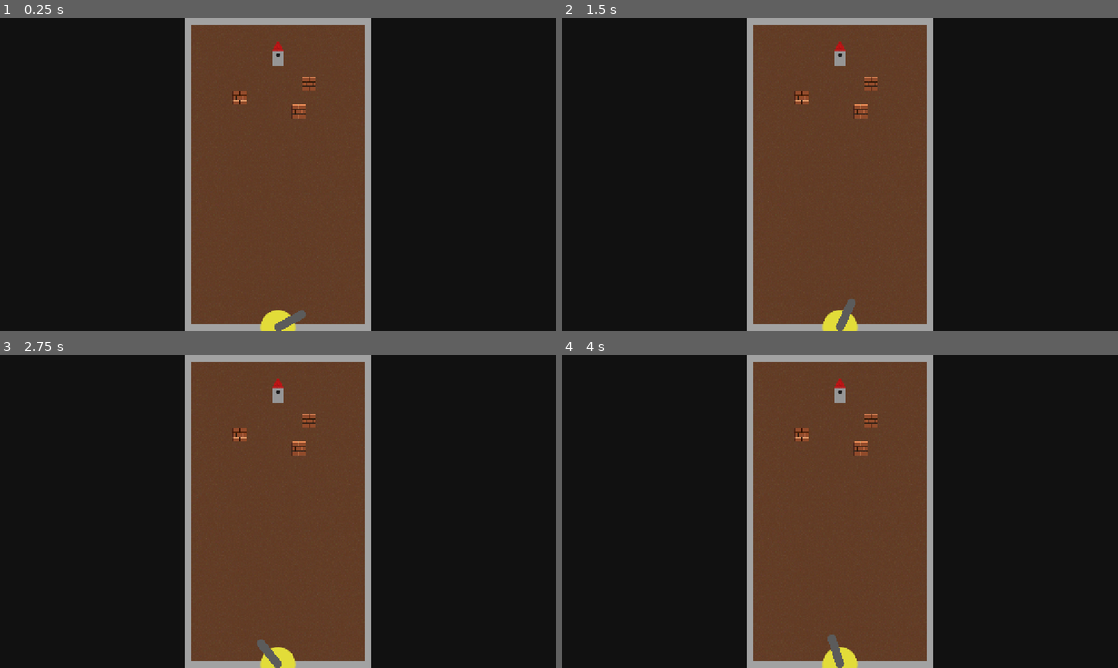
Above: before the commit, frames 1-4 (two rows, left to right).
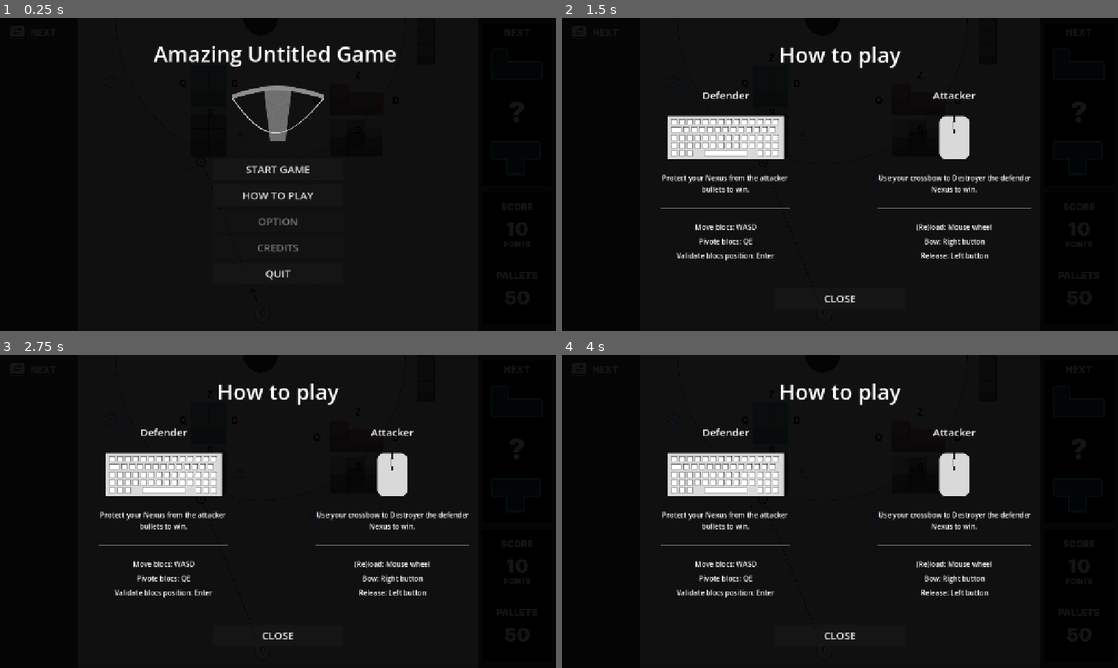
Above: after the commit, the same moments.

Repository: Angele-Bzl/construction
Game: Godot game, scene res://Scenes/title_screen.tscn
Two runs of this game, one before a commit and one after it. Both use one fixed random seed, a clock stepped at 60 frames per second and the inputs below. Before the commit the project starts from res://Scenes/main_scene.tscn.
Inputs (mouse positions are in pixels of both pictures, inside the frame that each line leads up to):
- Up to frame 1 (0.25 s): no input
- Up to frame 2 (1.5 s): click (840, 196) at 0.5 s, where only the run after the commit has a clickable "HOW TO PLAY"; tap Enter at 1.25 s; move the mouse to (962, 158) at 1.27 s; hold Right mouse button (bow) from 1.28 s (still down)
- Up to frame 3 (2.75 s): tap Space at 2 s; move the mouse to (166, 527) at 2.02 s; release Right mouse button (bow) at 2.03 s; right-click (166, 527) at 2.1 s
- Up to frame 4 (4 s): move the mouse to (895, 442) at 2.77 s; hold Right mouse button (bow) 2.78-3.53 s; tap Mouse wheel down (scroll_down) at 2.85 s; tap Enter at 3.5 s; move the mouse to (812, 574) at 3.52 s; click (812, 574) at 3.6 s; right-click (812, 574) at 3.8 s

The runs differ from the first frame. In frame 1, 34% of the frame differs, in the area x 27-72%, y 0-100%; in frame 2, 38%; in frame 3, 38%, in the area x 17-85%, y 0-100%; in frame 4, 38%.

Commit message:
Title Screen

Diff:
--- /dev/null
+++ b/construction/Scenes/title_screen.tscn
@@ -0,0 +1,253 @@
+[gd_scene format=3 uid="uid://cpdlsp1yo4v5f"]
+
+[ext_resource type="Script" uid="uid://ccdrp6pajjfxy" path="res://Scripts/title_screen.gd" id="1_4gxqj"]
+[ext_resource type="Texture2D" uid="uid://6b06wr0m4phh" path="res://Assets/Placeholders/Conneries Charles/Frame cacaca.png" id="1_p3fck"]
+[ext_resource type="Texture2D" uid="uid://b60tbjrusq0eh" path="res://Assets/Placeholders/Conneries Charles/Group 45.png" id="2_4gxqj"]
+[ext_resource type="Texture2D" uid="uid://c0tmahdce6q3p" path="res://Assets/Placeholders/Conneries Charles/Clavier.png" id="4_55kwv"]
+[ext_resource type="Texture2D" uid="uid://bvjmuxklp77qj" path="res://Assets/Placeholders/Conneries Charles/Group 24.png" id="5_12m1t"]
+
+[node name="TitleScreen" type="Control" unique_id=493476337]
+layout_mode = 3
+anchors_preset = 15
+anchor_right = 1.0
+anchor_bottom = 1.0
+grow_horizontal = 2
+grow_vertical = 2
+script = ExtResource("1_4gxqj")
+
+[node name="TextureRect" type="TextureRect" parent="." unique_id=1511773214]
+layout_mode = 1
+anchors_preset = 15
+anchor_right = 1.0
+anchor_bottom = 1.0
+grow_horizontal = 2
+grow_vertical = 2
+texture = ExtResource("1_p3fck")
+expand_mode = 2
+
+[node name="TSMain" type="Control" parent="." unique_id=583017140]
+layout_mode = 1
+anchors_preset = 15
+anchor_right = 1.0
+anchor_bottom = 1.0
+grow_horizontal = 2
+grow_vertical = 2
+
+[node name="ColorRect" type="ColorRect" parent="TSMain" unique_id=942797339]
+layout_mode = 1
+anchors_preset = 15
+anchor_right = 1.0
+anchor_bottom = 1.0
+grow_horizontal = 2
+grow_vertical = 2
+color = Color(0, 0, 0, 0.92156863)
+
+[node name="MarginContainer" type="MarginContainer" parent="TSMain" unique_id=999936103]
+layout_mode = 1
+anchors_preset = 15
+anchor_right = 1.0
+anchor_bottom = 1.0
+offset_top = -2.5
+offset_bottom = 2.5
+grow_horizontal = 2
+grow_vertical = 2
+theme_override_constants/margin_left = 120
+theme_override_constants/margin_top = 50
+theme_override_constants/margin_right = 119
+theme_override_constants/margin_bottom = 50
+
+[node name="VBoxContainer2" type="VBoxContainer" parent="TSMain/MarginContainer" unique_id=581736851]
+layout_mode = 2
+theme_override_constants/separation = 40
+
+[node name="Label" type="Label" parent="TSMain/MarginContainer/VBoxContainer2" unique_id=478745663]
+layout_mode = 2
+size_flags_horizontal = 4
+size_flags_vertical = 0
+theme_override_font_sizes/font_size = 49
+text = "Amazing Untitled Game "
+
+[node name="TextureRect" type="TextureRect" parent="TSMain/MarginContainer/VBoxContainer2" unique_id=682338445]
+layout_mode = 2
+size_flags_horizontal = 4
+texture = ExtResource("2_4gxqj")
+
+[node name="VBoxContainer" type="VBoxContainer" parent="TSMain/MarginContainer/VBoxContainer2" unique_id=658375166]
+layout_mode = 2
+size_flags_horizontal = 4
+size_flags_vertical = 8
+theme_override_constants/separation = 10
+
+[node name="StartGameButton" type="Button" parent="TSMain/MarginContainer/VBoxContainer2/VBoxContainer" unique_id=1942655691]
+custom_minimum_size = Vector2(300, 50)
+layout_mode = 2
+theme_override_font_sizes/font_size = 24
+text = "START GAME"
+
+[node name="HowToPlayButton" type="Button" parent="TSMain/MarginContainer/VBoxContainer2/VBoxContainer" unique_id=1422349549]
+custom_minimum_size = Vector2(300, 50)
+layout_mode = 2
+theme_override_font_sizes/font_size = 24
+text = "HOW TO PLAY"
+
+[node name="OptionButton" type="Button" parent="TSMain/MarginContainer/VBoxContainer2/VBoxContainer" unique_id=1152118977]
+custom_minimum_size = Vector2(300, 50)
+layout_mode = 2
+theme_override_font_sizes/font_size = 24
+disabled = true
+text = "OPTION"
+
+[node name="CreditsButton" type="Button" parent="TSMain/MarginContainer/VBoxContainer2/VBoxContainer" unique_id=577436562]
+custom_minimum_size = Vector2(300, 50)
+layout_mode = 2
+theme_override_font_sizes/font_size = 24
+disabled = true
+text = "CREDITS"
+
+[node name="QuitButton" type="Button" parent="TSMain/MarginContainer/VBoxContainer2/VBoxContainer" unique_id=1536067376]
+custom_minimum_size = Vector2(300, 50)
+layout_mode = 2
+theme_override_font_sizes/font_size = 24
+text = "QUIT"
+
+[node name="TSHowToPlay" type="Control" parent="." unique_id=1590816908]
+visible = false
+layout_mode = 1
+anchors_preset = 15
+anchor_right = 1.0
+anchor_bottom = 1.0
+grow_horizontal = 2
+grow_vertical = 2
+
+[node name="ColorRect" type="ColorRect" parent="TSHowToPlay" unique_id=714506152]
+layout_mode = 1
+anchors_preset = 15
+anchor_right = 1.0
+anchor_bottom = 1.0
+grow_horizontal = 2
+grow_vertical = 2
+color = Color(0, 0, 0, 0.92156863)
+
+[node name="MarginContainer" type="MarginContainer" parent="TSHowToPlay" unique_id=630269378]
+layout_mode = 1
+anchors_preset = 15
+anchor_right = 1.0
+anchor_bottom = 1.0
+grow_horizontal = 2
+grow_vertical = 2
+theme_override_constants/margin_left = 120
+theme_override_constants/margin_top = 50
+theme_override_constants/margin_right = 119
+theme_override_constants/margin_bottom = 50
+
+[node name="HowToPLayLabel" type="Label" parent="TSHowToPlay/MarginContainer" unique_id=148823182]
+layout_mode = 2
+size_flags_horizontal = 4
+size_flags_vertical = 0
+theme_override_font_sizes/font_size = 49
+text = "How to play"
+
+[node name="HBoxContainer" type="HBoxContainer" parent="TSHowToPlay/MarginContainer" unique_id=353625588]
+layout_mode = 2
+size_flags_vertical = 4
+
+[node name="VBoxContainer" type="VBoxContainer" parent="TSHowToPlay/MarginContainer/HBoxContainer" unique_id=1435400814]
+layout_mode = 2
+size_flags_horizontal = 6
+size_flags_vertical = 4
+theme_override_constants/separation = 30
+
+[node name="Label" type="Label" parent="TSHowToPlay/MarginContainer/HBoxContainer/VBoxContainer" unique_id=859073064]
+layout_mode = 2
+size_flags_horizontal = 4
+theme_override_font_sizes/font_size = 24
+text = "Defender"
+
+[node name="TextureRect" type="TextureRect" parent="TSHowToPlay/MarginContainer/HBoxContainer/VBoxContainer" unique_id=411076947]
+layout_mode = 2
+size_flags_horizontal = 4
+texture = ExtResource("4_55kwv")
+
+[node name="Label2" type="Label" parent="TSHowToPlay/MarginContainer/HBoxContainer/VBoxContainer" unique_id=2131909329]
+layout_mode = 2
+text = "Protect your Nexus from the attacker
+bullets to win."
+horizontal_alignment = 1
+
+[node name="HSeparator" type="HSeparator" parent="TSHowToPlay/MarginContainer/HBoxContainer/VBoxContainer" unique_id=1955587297]
+layout_mode = 2
+
+[node name="VBoxContainer" type="VBoxContainer" parent="TSHowToPlay/MarginContainer/HBoxContainer/VBoxContainer" unique_id=38337817]
+layout_mode = 2
+theme_override_constants/separation = 10
+
+[node name="Label3" type="Label" parent="TSHowToPlay/MarginContainer/HBoxContainer/VBoxContainer/VBoxContainer" unique_id=1406425727]
+layout_mode = 2
+text = "Move blocs: WASD"
+horizontal_alignment = 1
+
+[node name="Label4" type="Label" parent="TSHowToPlay/MarginContainer/HBoxContainer/VBoxContainer/VBoxContainer" unique_id=1198006028]
+layout_mode = 2
+text = "Pivote blocs: QE"
+horizontal_alignment = 1
+
+[node name="Label5" type="Label" parent="TSHowToPlay/MarginContainer/HBoxContainer/VBoxContainer/VBoxContainer" unique_id=268035641]
+layout_mode = 2
+text = "Validate blocs position: Enter"
+horizontal_alignment = 1
+
+[node name="VSeparator" type="VSeparator" parent="TSHowToPlay/MarginContainer/HBoxContainer" unique_id=568791932]
+layout_mode = 2
+
+[node name="VBoxContainer2" type="VBoxContainer" parent="TSHowToPlay/MarginContainer/HBoxContainer" unique_id=1606157881]
+layout_mode = 2
+size_flags_horizontal = 6
+size_flags_vertical = 4
+theme_override_constants/separation = 30
+
+[node name="Label" type="Label" parent="TSHowToPlay/MarginContainer/HBoxContainer/VBoxContainer2" unique_id=34070281]
+layout_mode = 2
+size_flags_horizontal = 4
+theme_override_font_sizes/font_size = 24
+text = "Attacker"
+
+[node name="TextureRect" type="TextureRect" parent="TSHowToPlay/MarginContainer/HBoxContainer/VBoxContainer2" unique_id=2039527682]
+layout_mode = 2
+size_flags_horizontal = 4
+texture = ExtResource("5_12m1t")
+
+[node name="Label2" type="Label" parent="TSHowToPlay/MarginContainer/HBoxContainer/VBoxContainer2" unique_id=2087664453]
+layout_mode = 2
+text = "Use your crossbow to Destroyer the defender
+Nexus to win."
+horizontal_alignment = 1
+
+[node name="HSeparator" type="HSeparator" parent="TSHowToPlay/MarginContainer/HBoxContainer/VBoxContainer2" unique_id=1309113849]
+layout_mode = 2
+
+[node name="VBoxContainer" type="VBoxContainer" parent="TSHowToPlay/MarginContainer/HBoxContainer/VBoxContainer2" unique_id=1329083934]
+layout_mode = 2
+theme_override_constants/separation = 10
+
+[node name="Label3" type="Label" parent="TSHowToPlay/MarginContainer/HBoxContainer/VBoxContainer2/VBoxContainer" unique_id=1501535896]
+layout_mode = 2
+text = "(Re)load: Mouse wheel"
+horizontal_alignment = 1
+
+[node name="Label4" type="Label" parent="TSHowToPlay/MarginContainer/HBoxContainer/VBoxContainer2/VBoxContainer" unique_id=238789168]
+layout_mode = 2
+text = "Bow: Right button"
+horizontal_alignment = 1
+
+[node name="Label5" type="Label" parent="TSHowToPlay/MarginContainer/HBoxContainer/VBoxContainer2/VBoxContainer" unique_id=1405064344]
+layout_mode = 2
+text = "Release: Left button"
+horizontal_alignment = 1
+
+[node name="HTPQuitButton" type="Button" parent="TSHowToPlay/MarginContainer" unique_id=187629224]
+custom_minimum_size = Vector2(300, 50)
+layout_mode = 2
+size_flags_horizontal = 4
+size_flags_vertical = 8
+theme_override_font_sizes/font_size = 24
+text = "CLOSE"
--- /dev/null
+++ b/construction/Scripts/title_screen.gd
@@ -0,0 +1,50 @@
+extends Control
+
+@onready var ts_main: Control = $TSMain
+@onready var start_game_button: Button = $TSMain/MarginContainer/VBoxContainer2/VBoxContainer/StartGameButton
+@onready var how_to_play_button: Button = $TSMain/MarginContainer/VBoxContainer2/VBoxContainer/HowToPlayButton
+@onready var option_button: Button = $TSMain/MarginContainer/VBoxContainer2/VBoxContainer/OptionButton
+@onready var credits_button: Button = $TSMain/MarginContainer/VBoxContainer2/VBoxContainer/CreditsButton
+@onready var quit_button: Button = $TSMain/MarginContainer/VBoxContainer2/VBoxContainer/QuitButton
+
+
+@onready var ts_how_to_play: Control = $TSHowToPlay
+@onready var htp_quit_button: Button = $TSHowToPlay/MarginContainer/HTPQuitButton
+
+
+func _ready() -> void:
+	if start_game_button:
+		start_game_button.pressed.connect(_on_start_game_button)
+	if quit_button:
+		quit_button.pressed.connect(_on_quit_button_pressed)
+	if option_button:
+		option_button.pressed.connect(_on_option_button_pressed)
+	if how_to_play_button:
+		how_to_play_button.pressed.connect(_on_how_to_play_button_pressed)
+	if credits_button:
+		credits_button.pressed.connect(_on_credit_button_pressed)
+	if htp_quit_button:
+		htp_quit_button.pressed.connect(_on_close_button_pressed)
+
+	ts_main.show()
+	ts_how_to_play.hide()
+
+func _on_start_game_button() -> void:
+	get_tree().change_scene_to_file("res://Scenes/main_scene.tscn")
+
+func _on_quit_button_pressed() -> void:
+	get_tree().quit()
+
+func _on_option_button_pressed() -> void:
+	pass
+
+func _on_how_to_play_button_pressed() -> void:
+	ts_main.hide()
+	ts_how_to_play.show()
+
+func _on_credit_button_pressed() -> void:
+	pass
+
+func _on_close_button_pressed() -> void:
+	ts_main.show()
+	ts_how_to_play.hide()
--- a/construction/project.godot
+++ b/construction/project.godot
@@ -11,7 +11,7 @@
 [application]
 
 config/name="construction"
-run/main_scene="uid://drenkfbh8hdop"
+run/main_scene="uid://cpdlsp1yo4v5f"
 config/features=PackedStringArray("4.7", "GL Compatibility")
 config/icon="res://icon.svg"
 
Binary file added: construction/Assets/Placeholders/Conneries Charles/Clavier.png
Not shown, added: construction/Assets/Placeholders/Conneries Charles/Clavier.png.import
Binary file added: construction/Assets/Placeholders/Conneries Charles/Frame cacaca.png
Not shown, added: construction/Assets/Placeholders/Conneries Charles/Frame cacaca.png.import
Binary file added: construction/Assets/Placeholders/Conneries Charles/Group 24.png
Not shown, added: construction/Assets/Placeholders/Conneries Charles/Group 24.png.import
Binary file added: construction/Assets/Placeholders/Conneries Charles/Group 45.png
Not shown, added: construction/Assets/Placeholders/Conneries Charles/Group 45.png.import
Binary file added: construction/Assets/Placeholders/Conneries Charles/Souris1.png
Not shown, added: construction/Assets/Placeholders/Conneries Charles/Souris1.png.import
Binary file added: construction/Assets/Placeholders/Conneries Charles/image 12.png
Not shown, added: construction/Assets/Placeholders/Conneries Charles/image 12.png.import
(and 1 more such lines)
